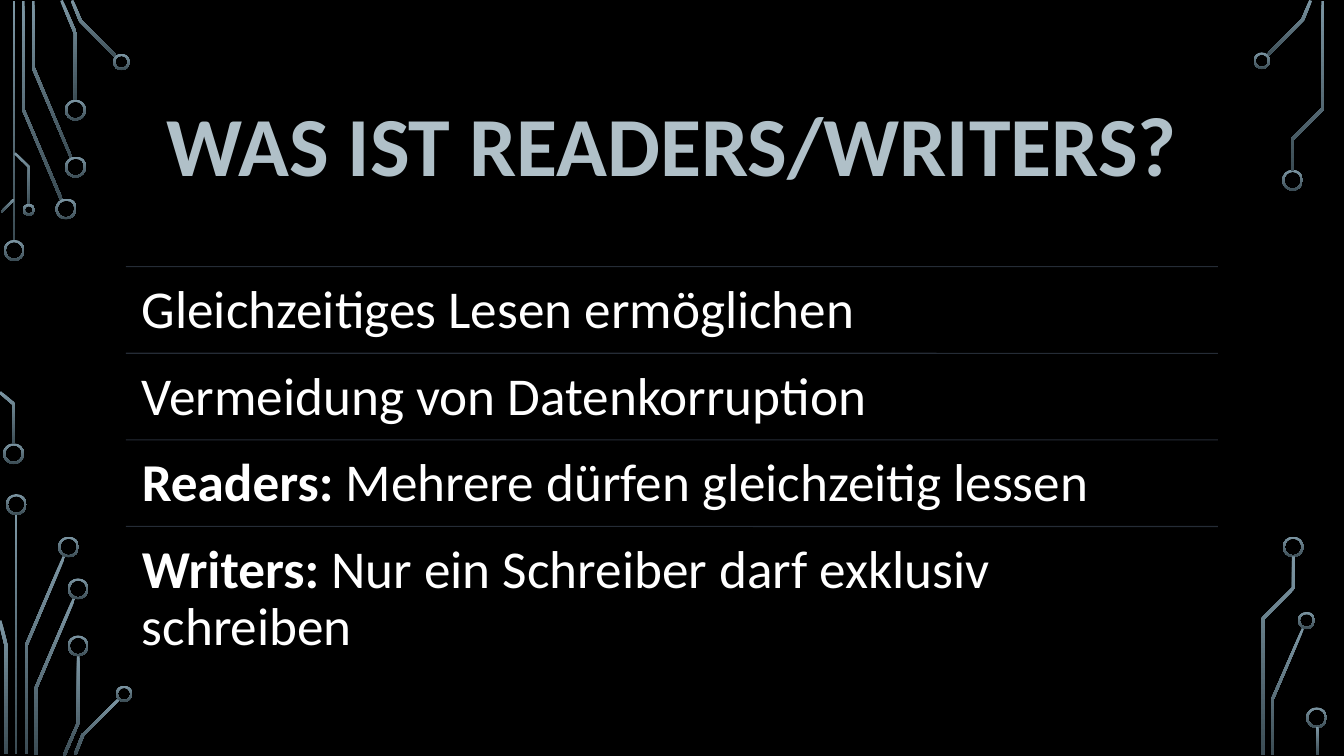
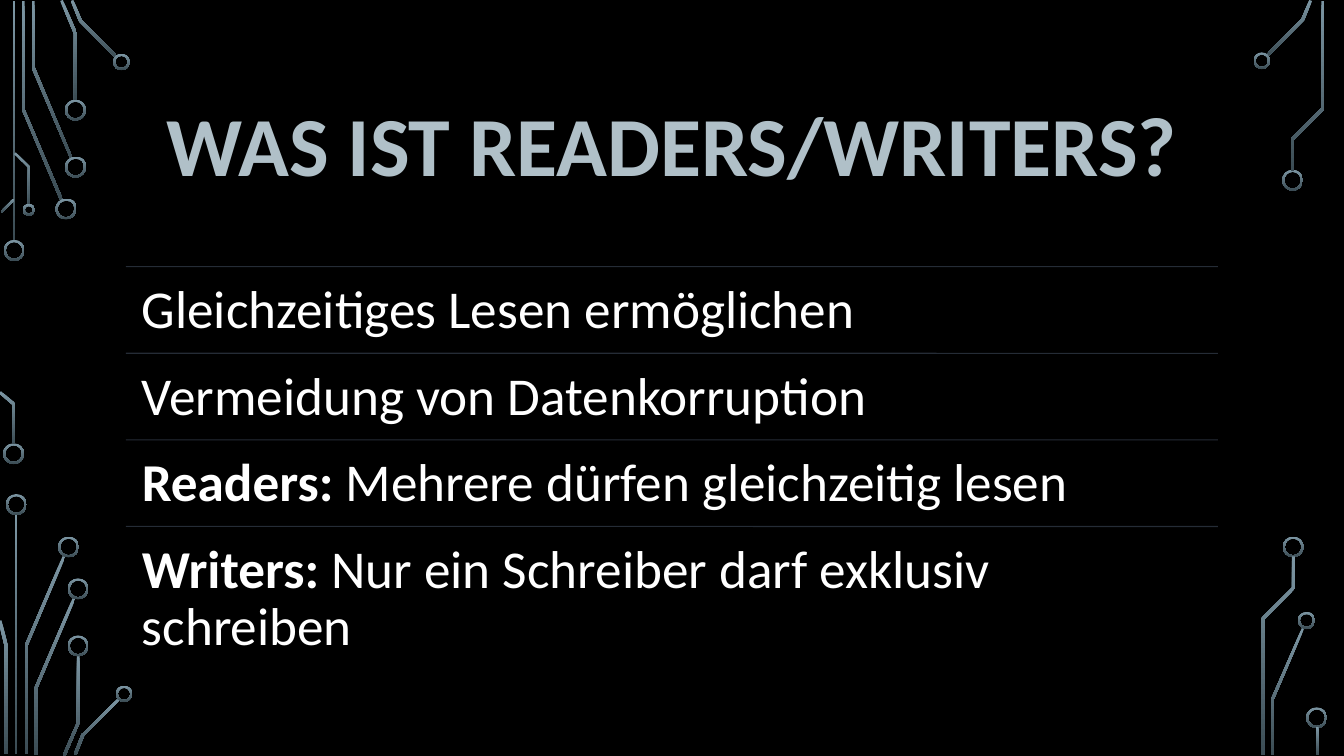
Before and after one commit to lGruenzweilHTL/HTL-Leonding-Year2, a slide deck: slide 2 of CABS/ReadersWriters/ReadersWriters.pptx. Drawn at 1344x756 pixels with LibreOffice and Linux fonts; fonts in the diff are those of the drawing; background and template pictures are left out. Boxes give left, top, right and bottom in pixels: in the first picture for what was removed or moved away, otherwise in the second. Text is boxed around its words. In the diff, an @@ line names an element or a change of style, - is before the commit and + after.

```diff
--- a/CABS/ReadersWriters/ReadersWriters.pptx
+++ b/CABS/ReadersWriters/ReadersWriters.pptx
@@ text at [142, 463, 1067, 510]: text changed @@
-Readers: Mehrere dürfen gleichzeitig lessen
+Readers: Mehrere dürfen gleichzeitig lesen
```
Also in this commit, not shown: 1 other slide changed, 4 slides added, 1 slide removed.
